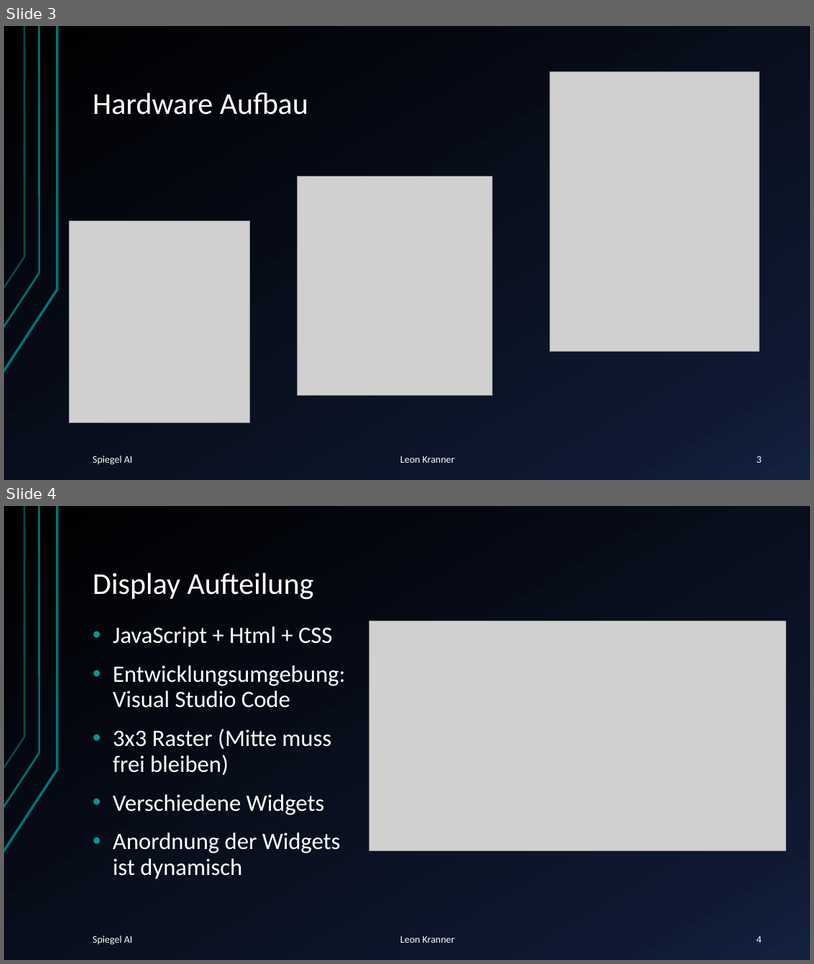
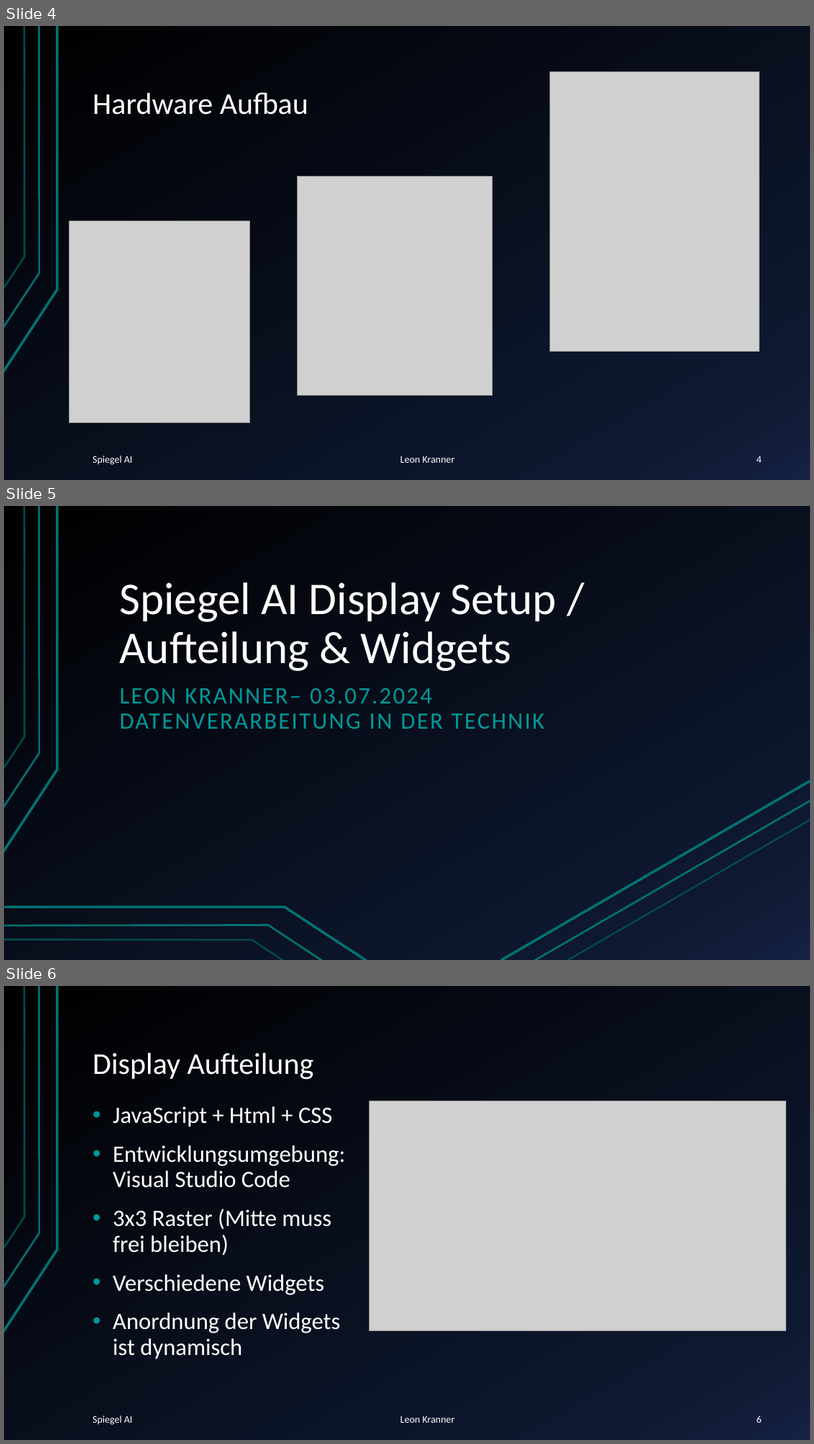
Before and after one commit to NightPic/Spiegel-AI, a slide deck: documentation/dt_g5_spiegel_ai_praesentation_kranner.pptx. Shown one above the other, each under a label of ours: slides 3 and 4 before the commit, slides 4, 5 and 6 after it. The pictures are 814x964 and 814x1444 pixels, drawn with LibreOffice and Linux fonts; fonts in the diff are those of the drawing; grey boxes stand for pictures. Boxes give left, top, right and bottom in pixels: in the first picture for what was removed or moved away, otherwise in the second. Text is boxed around its words. In the diff, an @@ line names an element or a change of style, - is before the commit and + after.

Commit message:
Added pp version2 of holy scrummaster Leon

```diff
--- a/documentation/dt_g5_spiegel_ai_praesentation_kranner.pptx
+++ b/documentation/dt_g5_spiegel_ai_praesentation_kranner.pptx
@@ slide 5 added at bbox=[4, 506, 810, 960], background gradient #000000 to #0F1931 to #142242; not listed: 3 template elements that a slide beside it also shows @@
@@ title added at bbox=[120, 582, 557, 671], 54 pt, text #FFFFFF @@
+Spiegel AI Display Setup / Aufteilung & Widgets
@@ subtitle added at bbox=[120, 688, 545, 728], 28 pt, text #009999 @@
+LEON KRANNER– 03.07.2024
+DATENVERARBEITUNG IN DER TECHNIK
@@ line added from (502, 960) to (810, 780), #007373 3 pt @@
@@ line added from (533, 960) to (810, 800), #007373 2.25 pt @@
@@ line added from (567, 960) to (810, 819), #007373 2 pt @@
@@ freeform shape added at bbox=[4, 907, 368, 960], outline #007373 3 pt @@
@@ freeform shape added at bbox=[4, 924, 324, 960], outline #007373 2.25 pt @@
@@ freeform shape added at bbox=[4, 939, 284, 960], outline #007373 2 pt @@
@@ what was slide 3 is now slide 4 @@
@@ page number at bbox=[757, 456, 762, 462]: text changed @@
-3
+4
@@ what was slide 4 is now slide 6 @@
@@ page number at bbox=[757, 1415, 762, 1422]: text changed @@
-4
+6
```
Also in this commit, not shown: 1 other slide added, 1 other file.
